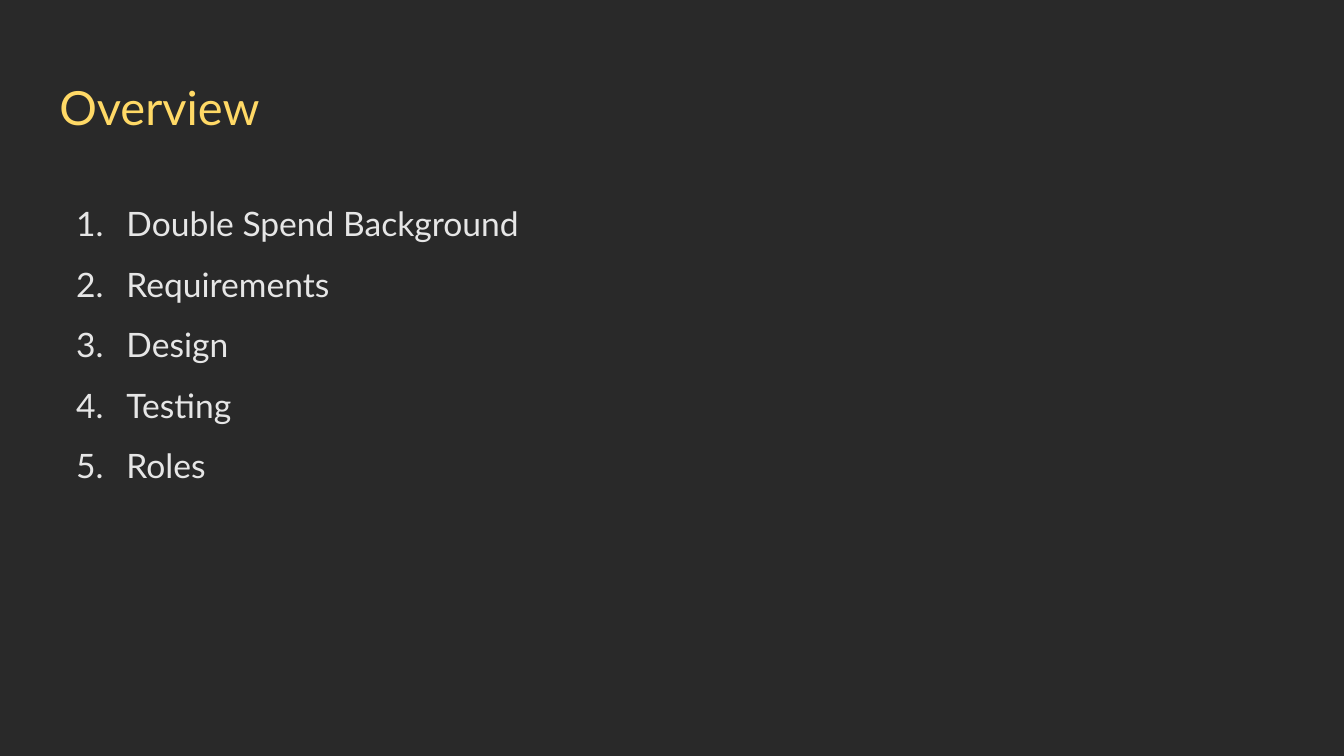
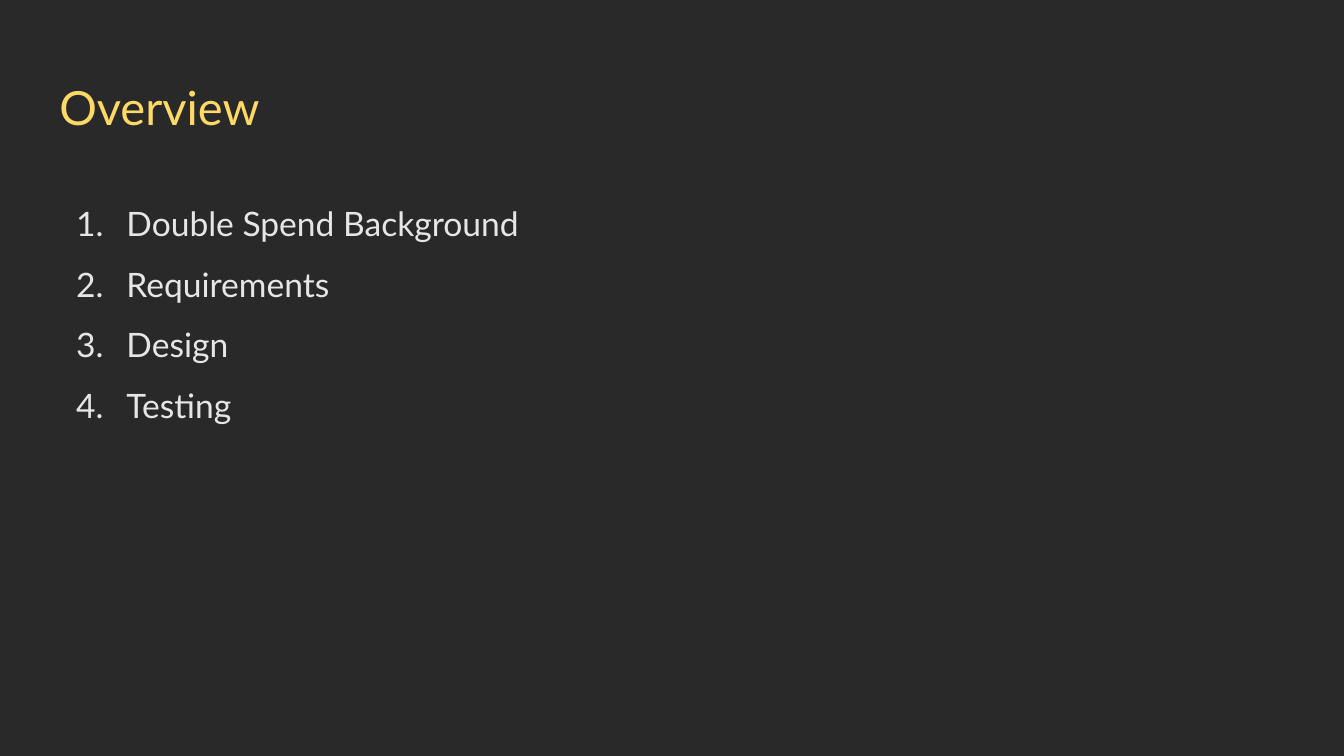
Before and after one commit to legooz/bitcoin-double-spend-website, a slide deck: slide 2 of docs/capstone/presentations/DesignPres.pptx. Drawn at 1344x756 pixels with LibreOffice and Linux fonts; fonts in the diff are those of the drawing. Boxes give left, top, right and bottom in pixels: in the first picture for what was removed or moved away, otherwise in the second. Text is boxed around its words. In the diff, an @@ line names an element or a change of style, - is before the commit and + after.

```diff
--- a/docs/capstone/presentations/DesignPres.pptx
+++ b/docs/capstone/presentations/DesignPres.pptx
@@ text at <box>126,453,205,479</box>: paragraph removed @@
-5. Roles
```
Also in this commit, not shown: 2 other slides changed, 1 slide removed, 18 other files.
